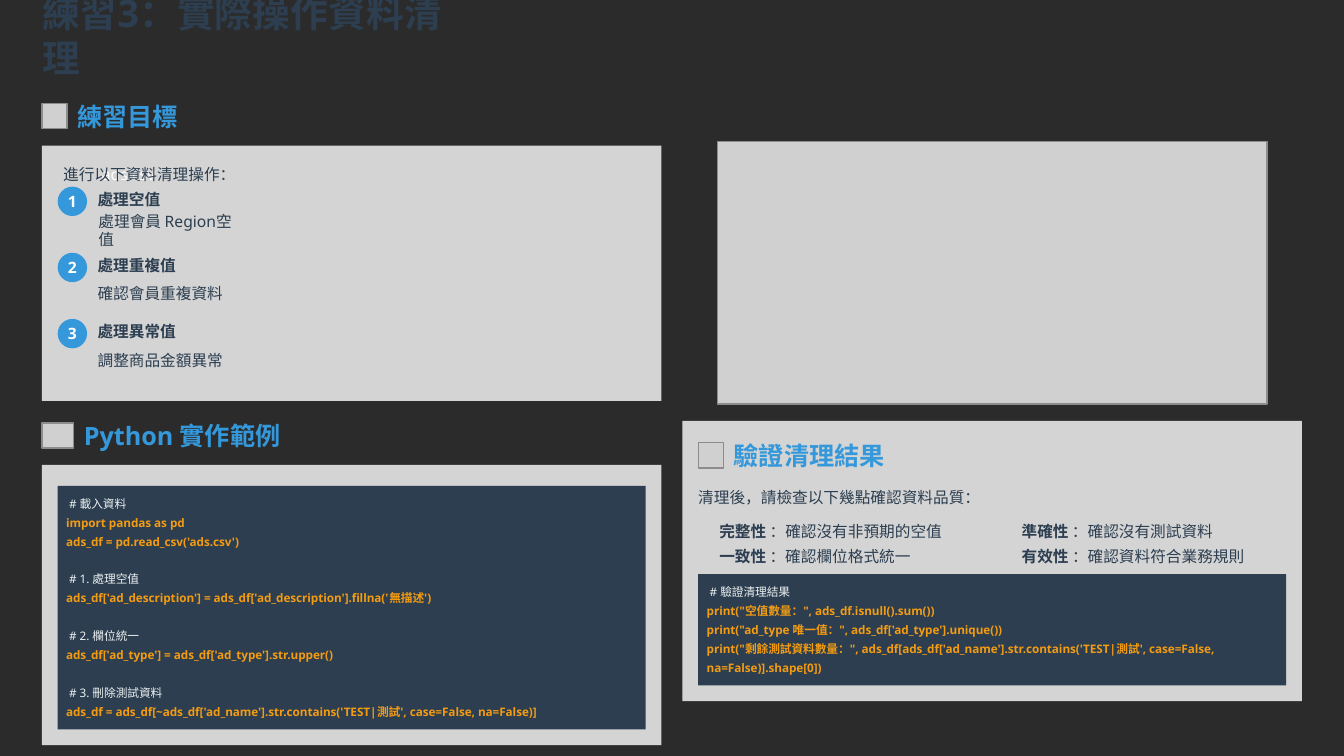
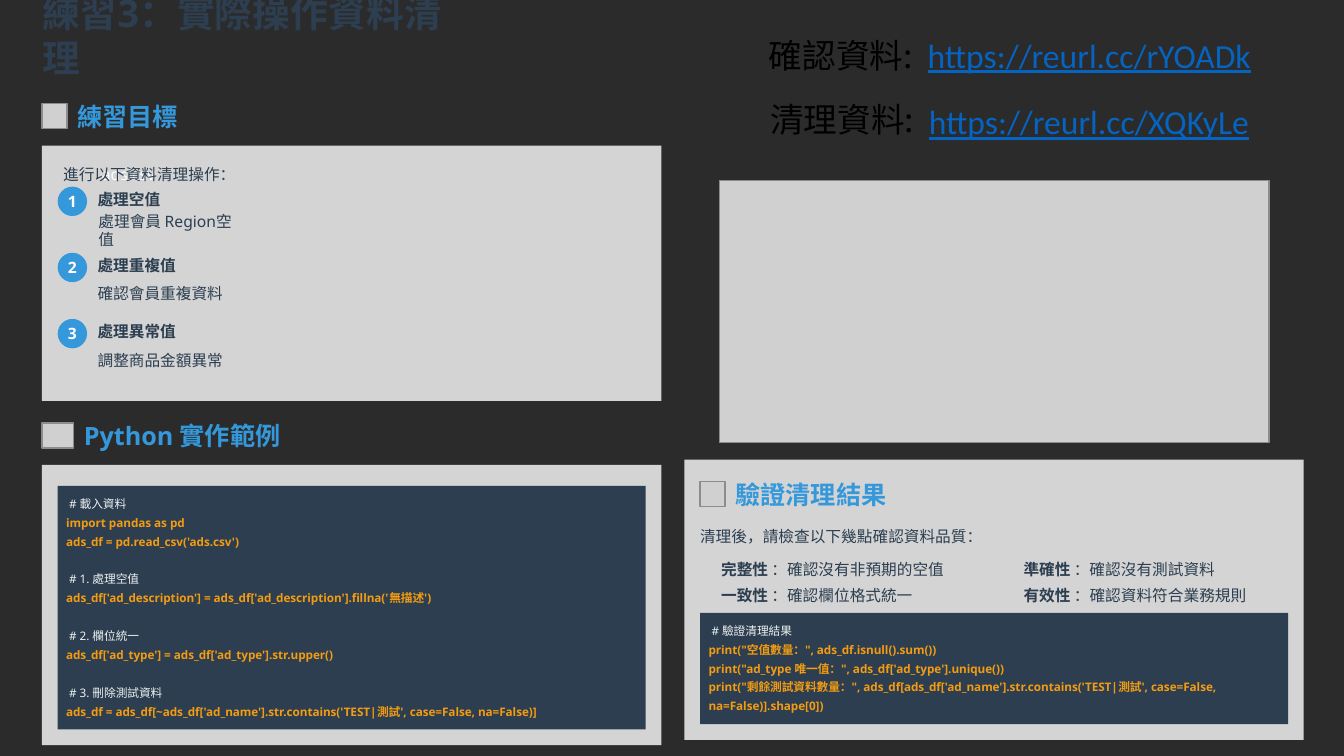
Before and after one commit to jcgptpro/AEUST_HG, a slide deck: slide 10 of 20251002/資料操作、資料清理與整併 - 20250908.pptx. Drawn at 1344x756 pixels with LibreOffice and Linux fonts; fonts in the diff are those of the drawing; grey boxes stand for pictures; background and template pictures are left out; a plain dark background stands for a picture behind light text. Boxes give left, top, right and bottom in pixels: in the first picture for what was removed or moved away, otherwise in the second. Text is boxed around its words. In the diff, an @@ line names an element or a change of style, - is before the commit and + after.

Commit message:
Update: Update PTT

```diff
--- a/20251002/資料操作、資料清理與整併 - 20250908.pptx
+++ b/20251002/資料操作、資料清理與整併 - 20250908.pptx
@@ text added at (769,40,913,70), 18 pt, text #000000 @@
+確認資料:
@@ text added at (928,44,1251,74), 18 pt, text #0563C1, underline @@
+https://reurl.cc/rYOADk
@@ text added at (770,104,914,134), 18 pt, text #000000 @@
+清理資料:
@@ text added at (929,110,1249,140), 18 pt, text #0563C1, underline @@
+https://reurl.cc/XQKyLe
@@ picture: place and size @@
-picture at (699,444,724,469)
+picture at (700,481,726,507)
@@ 4 texts: place and size @@
-4 texts at (719,523,1069,564)
+4 texts at (721,562,1071,603)
@@ 11 texts, 2 rectangles, 1 picture: place and size @@
-11 texts, 2 rectangles, 1 picture at (683,141,1302,702)
+11 texts, 2 rectangles, 1 picture at (684,180,1304,741)
```
Also in this commit, not shown: 2 other slides changed, 1 slide added, 1 slide removed.
